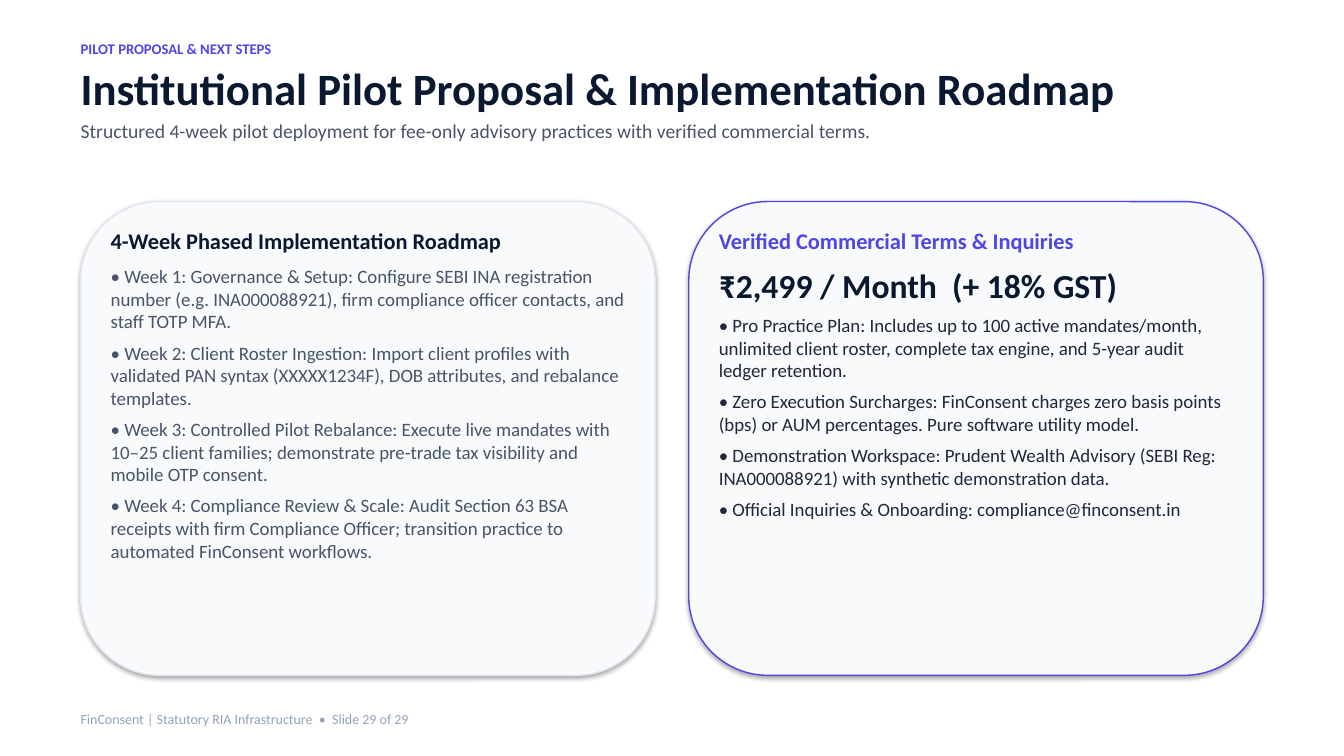
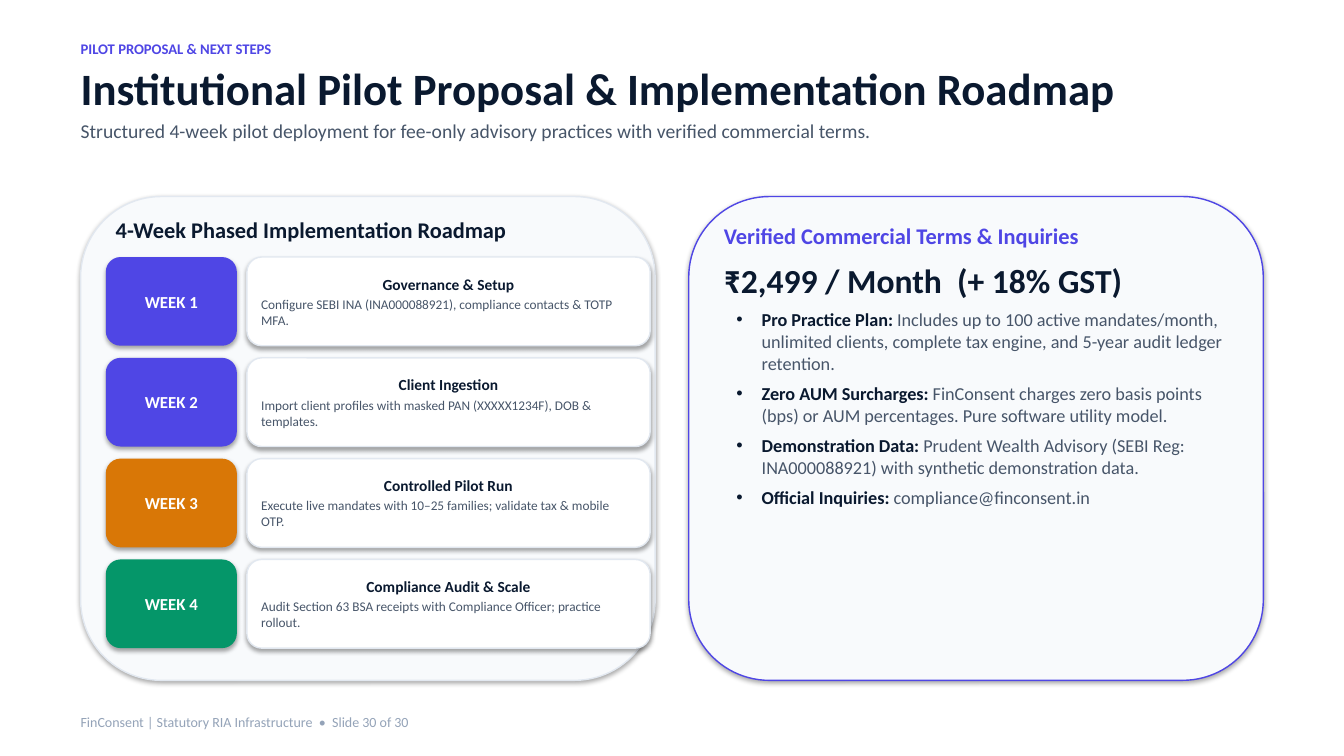
Before and after one commit to AtharvaSDeshpande/FinConsent, a slide deck: slide 30 of FinConsent-Client-Presentation.pptx (slide 29 before the commit). Drawn at 1344x756 pixels with LibreOffice and Linux fonts; fonts in the diff are those of the drawing. Boxes give left, top, right and bottom in pixels: in the first picture for what was removed or moved away, otherwise in the second. Text is boxed around its words. In the diff, an @@ line names an element or a change of style, - is before the commit and + after.

```diff
--- a/FinConsent-Client-Presentation.pptx
+++ b/FinConsent-Client-Presentation.pptx
@@ rounded rectangle: place and size @@
-rounded rectangle at bbox=[81, 202, 655, 676]
+rounded rectangle at bbox=[81, 197, 655, 681]
@@ rounded rectangle: place and size @@
-rounded rectangle at bbox=[689, 202, 1263, 676]
+rounded rectangle at bbox=[689, 197, 1263, 681]
@@ text "4-Week Phased Implementation Roadmap": place and size @@
-text "4-Week Phased Implementation Roadmap" at bbox=[111, 233, 624, 558]
+text "4-Week Phased Implementation Roadmap" at bbox=[116, 222, 506, 242]
@@ text "4-Week Phased Implementation Roadmap" at bbox=[116, 222, 506, 242]: less space between paragraphs @@
@@ rounded rectangle added at bbox=[106, 257, 237, 346], fill #4F46E5, 12 pt, text #FFFFFF, bold @@
+WEEK 1
@@ rounded rectangle added at bbox=[247, 257, 650, 346], fill #FFFFFF, outline #E2E8F0 1 pt, 9.5 pt, text #475569 @@
+Governance & Setup
+Configure SEBI INA (INA000088921), compliance contacts & TOTP MFA.
@@ text at bbox=[111, 270, 624, 558]: paragraphs removed @@
-• Week 1: Governance & Setup: Configure SEBI INA registration number (e.g. INA000088921), firm compliance officer contacts, and staff TOTP MFA.
-• Week 2: Client Roster Ingestion: Import client profiles with validated PAN syntax (XXXXX1234F), DOB attributes, and rebalance templates.
-• Week 3: Controlled Pilot Rebalance: Execute live mandates with 10–25 client families; demonstrate pre-trade tax visibility and mobile OTP consent.
-• Week 4: Compliance Review & Scale: Audit Section 63 BSA receipts with firm Compliance Officer; transition practice to automated FinConsent workflows.
@@ text at bbox=[762, 313, 1223, 507]: text changed; size 13.5 to 13 pt; text colour #1E293B to #475569 @@
-• Pro Practice Plan: Includes up to 100 active mandates/month, unlimited client roster, complete tax engine, and 5-year audit ledger retention.
-• Zero Execution Surcharges: FinConsent charges zero basis points (bps) or AUM percentages. Pure software utility model.
-• Demonstration Workspace: Prudent Wealth Advisory (SEBI Reg: INA000088921) with synthetic demonstration data.
-• Official Inquiries & Onboarding: compliance@finconsent.in
+• Pro Practice Plan: Includes up to 100 active mandates/month, unlimited clients, complete tax engine, and 5-year audit ledger retention.
+• Zero AUM Surcharges: FinConsent charges zero basis points (bps) or AUM percentages. Pure software utility model.
+• Demonstration Data: Prudent Wealth Advisory (SEBI Reg: INA000088921) with synthetic demonstration data.
+• Official Inquiries: compliance@finconsent.in
@@ rounded rectangle added at bbox=[106, 358, 237, 447], fill #4F46E5, 12 pt, text #FFFFFF, bold @@
+WEEK 2
@@ rounded rectangle added at bbox=[247, 358, 650, 447], fill #FFFFFF, outline #E2E8F0 1 pt, 9.5 pt, text #475569 @@
+Client Ingestion
+Import client profiles with masked PAN (XXXXX1234F), DOB & templates.
@@ rounded rectangle added at bbox=[106, 459, 237, 547], fill #D97706, 12 pt, text #FFFFFF, bold @@
+WEEK 3
@@ rounded rectangle added at bbox=[247, 459, 650, 547], fill #FFFFFF, outline #E2E8F0 1 pt, 9.5 pt, text #475569 @@
+Controlled Pilot Run
+Execute live mandates with 10–25 families; validate tax & mobile OTP.
@@ rounded rectangle added at bbox=[106, 560, 237, 648], fill #059669, 12 pt, text #FFFFFF, bold @@
+WEEK 4
@@ rounded rectangle added at bbox=[247, 560, 650, 648], fill #FFFFFF, outline #E2E8F0 1 pt, 9.5 pt, text #475569 @@
+Compliance Audit & Scale
+Audit Section 63 BSA receipts with Compliance Officer; practice rollout.
@@ text at bbox=[81, 717, 408, 729]: text changed @@
-FinConsent | Statutory RIA Infrastructure • Slide 29 of 29
+FinConsent | Statutory RIA Infrastructure • Slide 30 of 30
```
Also in this commit, not shown: 28 other slides changed, 1 slide added, 27 other files.
